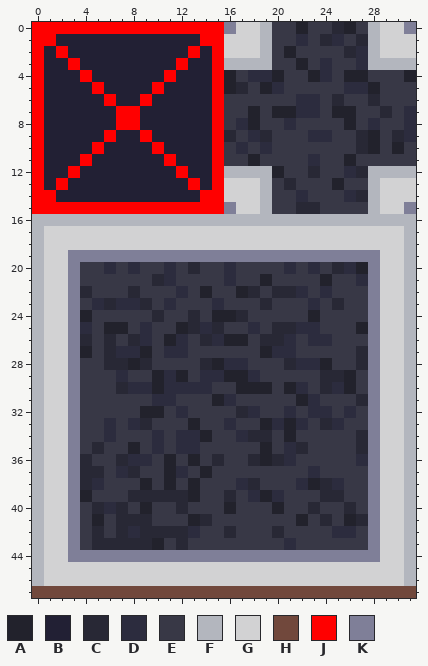
Edited in one commit: pixel-art sprite (sample.png). The picture above was drawn from the file before the commit.
The file is 32x48 pixels. Colours within 5 levels of each other are drawn and written as one.
Palette (. is transparent): A #22222c  B #222034  C #282835  D #2c2c3e  E #383846  F #b3b6be  G #d2d2d3  H #71483c  J #ff0000  K #7f7f98
Pixels before, first column x 0:
 0 JJJJJJJJJJJJJJJJKGGFEEAEECAEFGGK
 1 JJBBBBBBBBBBBBJJGGGFEEDECDECFGGG
 2 JBJBBBBBBBBBBJBJGGGFEAEEEECDFGGG
 3 JBBJBBBBBBBBJBBJFFFFEEAEDEEDFFFF
 4 JBBBJBBBBBBJBBBJAEDDAEEADEAAEEEA
 5 JBBBBJBBBBJBBBBJACEADEEEEEDDAEEE
 6 JBBBBBJBBJBBBBBJEEEEEEDDECEECEEE
 7 JBBBBBBJJBBBBBBJEEAEAADDEAAEECED
 8 JBBBBBBJJBBBBBBJEDAEEDEEEEAEDEED
 9 JBBBBBJBBJBBBBBJCEDCEEEDDEECAECD
10 JBBBBJBBBBJBBBBJEDEDEEEEEEECAEAE
11 JBBBJBBBBBBJBBBJEEAEEEEDEEAEEEEE
12 JBBJBBBBBBBBJBBJFFFFAEECEEDCFFFF
13 JBJBBBBBBBBBBJBJGGGFECEEEAEEFGGG
14 JJBBBBBBBBBBBBJJGGGFEEDEEEDCFGGG
15 JJJJJJJJJJJJJJJJKGGFEECCEEEEFGGK
16 FFFFFFFFFFFFFFFFFFFFFFFFFFFFFFFF
17 FGGGGGGGGGGGGGGGGGGGGGGGGGGGGGGF
18 FGGGGGGGGGGGGGGGGGGGGGGGGGGGGGGF
19 FGGKKKKKKKKKKKKKKKKKKKKKKKKKKGGF
20 FGGKEEDEDEEDECEEDEEEEDEDECDAKGGF
21 FGGKEEEEEECDEEEEDEEAEEEEAEEDKGGF
22 FGGKCEEECEEEDEAEEACECCDEDEEEKGGF
23 FGGKEDCDDCEDEEEDEEECEEEDECEEKGGF
24 FGGKAEEEEECEECEAACEEEEEAEEEEKGGF
25 FGGKDEAAEDEEACDCEEDECCDDEEEAKGGF
26 FGGKCECECDEADECDAAECCDEDDEEEKGGF
27 FGGKAECDDAEDDEEEEEEADDEEEEECKGGF
28 FGGKEECCACEEEECADDEEECDDAEECKGGF
29 FGGKEEEDEEADAEDDAADEEEEECCAEKGGF
30 FGGKEEECDDADDDDEEAAAEADECDAEKGGF
31 FGGKEEEEEEDDEEEADEEEEEADEEECKGGF
32 FGGKEEEEEAAEDEEEECDEEDEDDEDEKGGF
33 FGGKEEDEDCEEEAEEDEEADADECDEEKGGF
34 FGGKEEDEEEDEDDAEEDCCEAEEEEECKGGF
35 FGGKECEEAEDEDDEEEEEAEDCEEEECKGGF
36 FGGKCEECDDEAEAECEECACDEEEEEDKGGF
37 FGGKCCEDCEEADEAEEEEEEEEDEEEEKGGF
38 FGGKCDEEEAEAEAEEEDCEEEDACDEEKGGF
39 FGGKAEEECCCCCAEECEDADEEECCEEKGGF
40 FGGKECDCEAEECEEEAEEEAEECEECEKGGF
41 FGGKEAECCCEEEACEEEEEEEAECEACKGGF
42 FGGKECECDCCCCDEECEEECEEEEDDEKGGF
43 FGGKECCCCCAECEEEEEEEEDEEEEEEKGGF
44 FGGKKKKKKKKKKKKKKKKKKKKKKKKKKGGF
45 FGGGGGGGGGGGGGGGGGGGGGGGGGGGGGGF
46 FGGGGGGGGGGGGGGGGGGGGGGGGGGGGGGF
47 HHHHHHHHHHHHHHHHHHHHHHHHHHHHHHHH
New version:
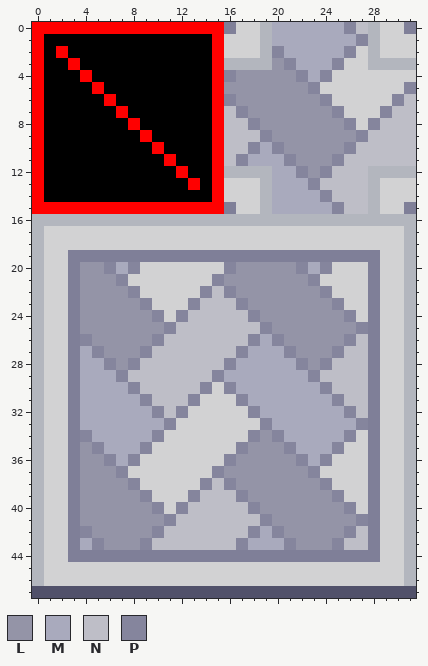
Colours new in this view: L #9494a7  M #a9aabd  N #bebec7  P #85859d
Change:
colour B: #222034 -> #000000
colour H: #71483c -> #51516a
Changed rows in their new state; - is a pixel that keeps its letter.
first column x 1:
 0 -------------------MMMMMMPN----
 1 B------------B-----MMMMMMMP----
 2 ------------B------PMMMMMPG----
 3 -----------B-------LPMMMPGG----
 4 ----------B----PLLLLLPMPGGGGGGG
 5 ---------B-----LLLLLLLPGGGGGGGP
 6 --------B------PLLLLLLLPGGGGGPN
 7 -------B-------NPLLLLLLLPGGGPNN
 8 ------B--------NNPLLLLLLLPGPNNN
 9 -----B---------NNNPLLLLLLLPNNNN
10 ----B----------NNPMPLLLLLPNNNNN
11 ---B-----------NPMMMPLLLPNNNNNN
12 --B----------------MMPLPNNN----
13 -B-----------------MMMPNNNN----
14 B------------B-----MMMMPNNN----
15 -------------------MMMMMPNN----
first column x 4:
20 LLPMPGGGGGGGPLLLLLPMPGGG
21 LLLPGGGGGGGPLLLLLLLPGGGG
22 LLLLPGGGGGPNPLLLLLLLPGGG
23 LLLLLPGGGPNNNPLLLLLLLPGG
24 LLLLLLPGPNNNNNPLLLLLLLPG
25 LLLLLLLPNNNNNNNPLLLLLLLP
26 PLLLLLPNNNNNNNPMPLLLLLPN
27 MPLLLPNNNNNNNPMMMPLLLPNN
28 MMPLPNNNNNNNPMMMMMPLPNNN
29 MMMPNNNNNNNPMMMMMMMPNNNN
30 MMMMPNNNNNPGPMMMMMMMPNNN
31 MMMMMPNNNPGGGPMMMMMMMPNN
32 MMMMMMPNPGGGGGPMMMMMMMPN
33 MMMMMMMPGGGGGGGPMMMMMMMP
34 PMMMMMPGGGGGGGPLPMMMMMPG
35 LPMMMPGGGGGGGPLLLPMMMPGG
36 LLPMPGGGGGGGPLLLLLPMPGGG
37 LLLPGGGGGGGPLLLLLLLPGGGG
38 LLLLPGGGGGPNPLLLLLLLPGGG
39 LLLLLPGGGPNNNPLLLLLLLPGG
40 LLLLLLPGPNNNNNPLLLLLLLPG
41 LLLLLLLPNNNNNNNPLLLLLLLP
42 PLLLLLPNNNNNNNPMPLLLLLPN
43 MPLLLPNNNNNNNPMMMPLLLPNN
